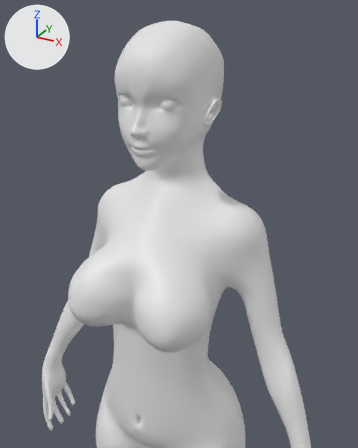
The Blender file 31.07.2025_Character.blend, before and after one commit.
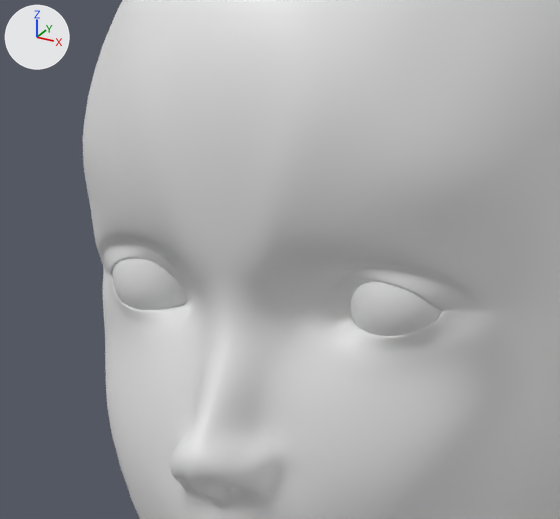
The first picture shows the older version from a camera (50 mm lens) standing at (0.374, -0.68, 1.667) and looking at (0.077, -0.139, 1.396). The close-ups show both versions on the part from 28% to 55% of the width and 12% to 32% of the height of that picture. The axes (+X, +Y, +Z) are drawn at upper left. The lights are the same throughout. The close-ups show mesh edges as thin lines.

The older version as bpy lines, for what is in view:
```python
me_eyes_mesh = bpy.data.meshes.new('Eyes_Mesh')
me_eyes_mesh.from_pydata(...)  # a UV sphere (12 segments, 16 rings, poles along y) spanning x 0.0189..0.0479, y -0.0998..-0.0708, z 1.5299..1.5588
me_eyes_mesh.polygons.foreach_set('use_smooth', [True] * 192)
me_цилиндр = bpy.data.meshes.new('Цилиндр')
me_цилиндр.from_pydata(...)  # 1130 vertices, 1077 faces; spans x 0.0..3.6, y -2.6..1.0, z 0.3..20.4
me_цилиндр.polygons.foreach_set('use_smooth', [True] * 1077)
me_цилиндр.materials.append(mat_материал)  # white #e7e7e7
ob_eyes = bpy.data.objects.new('Eyes', me_eyes_mesh)
ob_eyes.location = (0.0, 0.0, 0.0)
_m = ob_eyes.modifiers.new('Зеркало', 'MIRROR')
_m = ob_eyes.modifiers.new('Subdivision', 'SUBSURF')
_m.levels = 2
ob_цилиндр = bpy.data.objects.new('Цилиндр', me_цилиндр)
ob_цилиндр.location = (0.0, 0.0, 0.0)
ob_цилиндр.scale = (0.0809, 0.0809, 0.0809)
_m = ob_цилиндр.modifiers.new('Зеркало', 'MIRROR')
_m.use_clip = True
_m = ob_цилиндр.modifiers.new('Subdivision', 'SUBSURF')
```
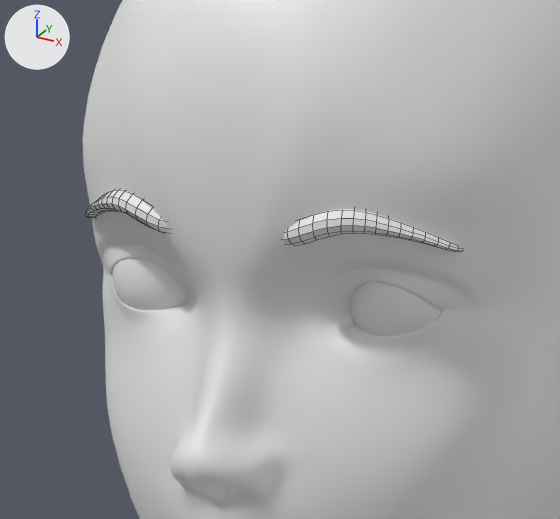
Boxes (x1, y1, x2, y2) around the edits, measured in the close-ups (560 x 519 px):
'Плоскость', added: after (85, 189, 462, 252)

What changed in the scene script:
```text
Add me_плоскость:
    me_плоскость.from_pydata([(0.0115, -0.1098, 1.5511), (0.0272, -0.1077, 1.5615), (0.007, -0.1114, 1.5619), (0.0296, -0.1087, 1.5695), (0.0354, -0.1041, 1.5597), (0.0354, -0.1044, 1.5665), (0.0434, -0.0991, 1.5592), (0.045, -0.0986, 1.562), (0.0528, -0.0932, 1.5533), (0.0573, -0.0917, 1.5538)], [], [(0, 1, 3, 2), (3, 1, 4, 5), (5, 4, 6, 7), (7, 6, 8, 9)])
Add ob_плоскость:
    ob_плоскость = bpy.data.objects.new('Плоскость', me_плоскость)
    ob_плоскость.location = (0.0, 0.0, 0.0015)
    _m = ob_плоскость.modifiers.new('Зеркало', 'MIRROR')
    _m = ob_плоскость.modifiers.new('Обтягивание', 'SHRINKWRAP')
    _m.wrap_method = 'PROJECT'
    _m.wrap_mode = 'ABOVE_SURFACE'
    _m.target = ob_цилиндр
    _m.offset = 0.004
    _m.project_limit = 0.01
    _m.subsurf_levels = 1
    _m.use_negative_direction = True
    _m = ob_плоскость.modifiers.new('Объёмность', 'SOLIDIFY')
    _m.thickness = 0.02
    _m = ob_плоскость.modifiers.new('Подразделение', 'SUBSURF')
```
